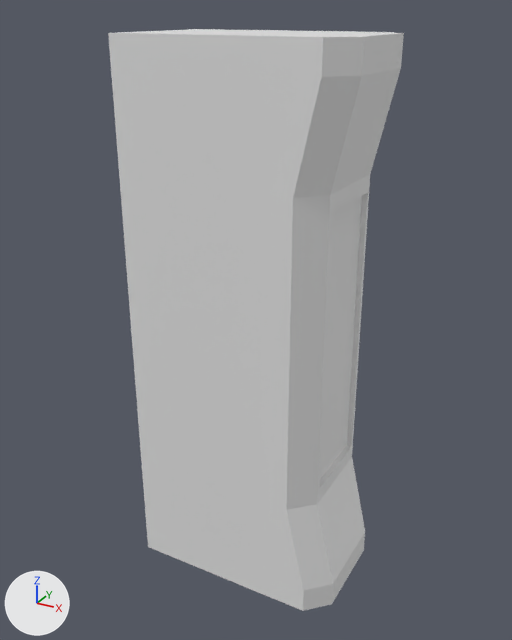
A saved change to the FBX model Content/StaticMeshes/Wall_Break.fbx.
Before and after are seen from a camera (50 mm lens) standing at (2.56, -4.18, 4.14) and looking at (0.26, 0.0, 2.05). The lights are fixed; the arrows at lower left show +X, +Y and +Z. Where no turn or scale is listed for an object, it has been applied to the vertices.

The first picture shows 'Wall_Cap'.
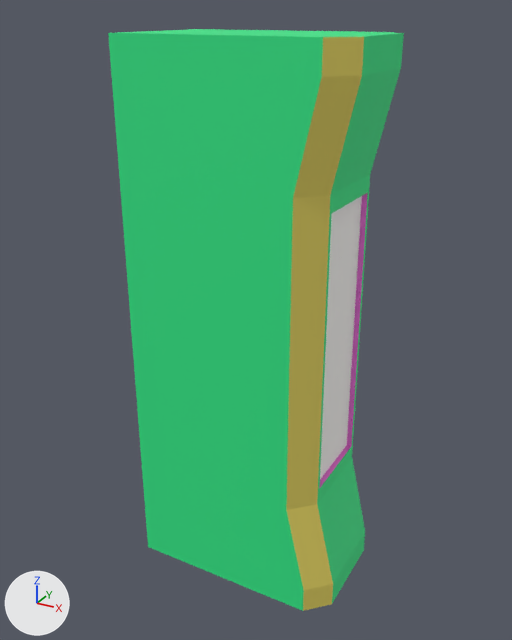
What differs and where, as boxes [x1, y1, x2, y2] in the pictures (512 x 640 px):
```json
{"part": 1, "of": "me_cube_006", "change": "recoloured", "before": [108, 29, 404, 611], "after": [108, 29, 404, 611], "on screen": "white to green"}
{"part": 2, "of": "me_cube_006", "change": "recoloured", "before": [320, 196, 362, 479], "after": [320, 196, 362, 479]}
{"part": 3, "of": "me_cube_006", "change": "recoloured", "before": [320, 193, 368, 487], "after": [320, 193, 368, 487]}
{"part": 4, "of": "me_cube_006", "change": "recoloured", "before": [286, 504, 333, 611], "after": [286, 504, 333, 611], "on screen": "white to yellow"}
{"part": 5, "of": "me_cube_006", "change": "recoloured", "before": [293, 37, 364, 198], "after": [293, 37, 364, 198], "on screen": "white to yellow"}
{"part": 6, "of": "me_cube_006", "change": "recoloured", "before": [286, 195, 330, 510], "after": [286, 195, 330, 510], "on screen": "white to yellow"}
```

Edits to the scene script, one JSON object a line:
```json
{"op": "add", "block": "mat_material_010", "code": ["mat_material_010 = principled_material('Material.010')", "mat_material_010.base_color = (0.8, 0.164, 0.673)  # pink #e771d6", "mat_material_010.roughness = 0.69"]}
{"op": "add", "block": "mat_material_009", "code": ["mat_material_009 = principled_material('Material.009')", "mat_material_009.base_color = (1.0, 0.989, 0.958)  # white #fffefa", "mat_material_009.roughness = 0.69"]}
{"op": "add", "block": "mat_material_011", "code": ["mat_material_011 = principled_material('Material.011')", "mat_material_011.base_color = (0.8, 0.678, 0.125)  # yellow #e7d763", "mat_material_011.roughness = 0.69"]}
{"op": "add", "block": "mat_material_008", "code": ["mat_material_008 = principled_material('Material.008')", "mat_material_008.base_color = (0.0287, 0.8, 0.243)  # green #2fe787", "mat_material_008.roughness = 0.69"]}
{"block": "me_cube_006", "where": "me_cube_006.from_pydata(...)  # 44 vertices, 40 faces; spans x -0.5..1.1, y -0.5..0.5, z -2.0..2.0"}
{"block": "me_cube_006", "where": "# used by ob_wall_cap; location = (0.0, 0.0, 2.0)"}
{"block": "me_cube_006", "change": "me_cube_006 part 1: 25 of the faces centred in x -0.5..1.1, y -0.5..0.5, z -2.0..2.0 switch from no material to mat_material_008 (green #2fe787)"}
{"block": "me_cube_006", "change": "me_cube_006 part 2: the 1 face centred in x 0.91, y 0.0, z 0.0 switches from no material to mat_material_009 (white #fffefa)"}
{"block": "me_cube_006", "change": "me_cube_006 part 3: all 4 faces centred in x 0.93, y -0.31..0.31, z -1.01..1.01 switch from no material to mat_material_010 (pink #e771d6)"}
{"block": "me_cube_006", "change": "me_cube_006 part 4: 4 of the faces centred in x 0.94..1.02, y -0.42..0.42, z -1.9..-1.46 switch from no material to mat_material_011 (yellow #e7d763)"}
{"block": "me_cube_006", "change": "me_cube_006 part 5: 4 of the faces centred in x 0.94..1.02, y -0.42..0.42, z 1.46..1.9 switch from no material to mat_material_011 (yellow #e7d763)"}
{"block": "me_cube_006", "change": "me_cube_006 part 6: 2 of the faces centred in x 0.86, y -0.42..0.42, z 0.0 switch from no material to mat_material_011 (yellow #e7d763)"}
{"op": "add", "block": "me_cube_006", "code": "me_cube_006.materials.append(mat_material_009)  # white #fffefa"}
```
